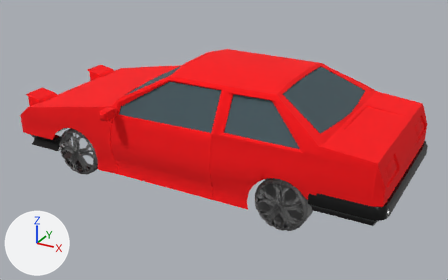
What one commit did to the Blender file Toyota-AE86/ToyotaHighPoly.blend.
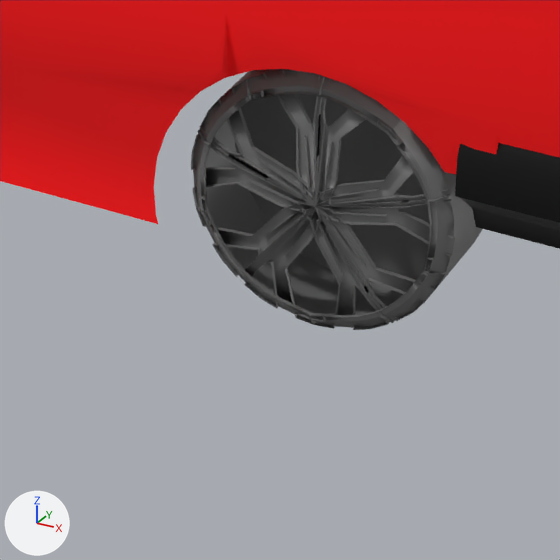
The first picture shows the older version from a 50 mm camera at (2.92, -3.8, 2.69) aimed at (0.84, -0.03, 0.8). The close-ups show both versions on the part from 48% to 73% of the width and 59% to 99% of the height of that picture; other places that the commit changed are outside them. Arrows for +X, +Y and +Z are at lower left; the lights stay in place.

Names of what the first close-up shows: 'BackBumper', 'Car', 'Circle.001'.
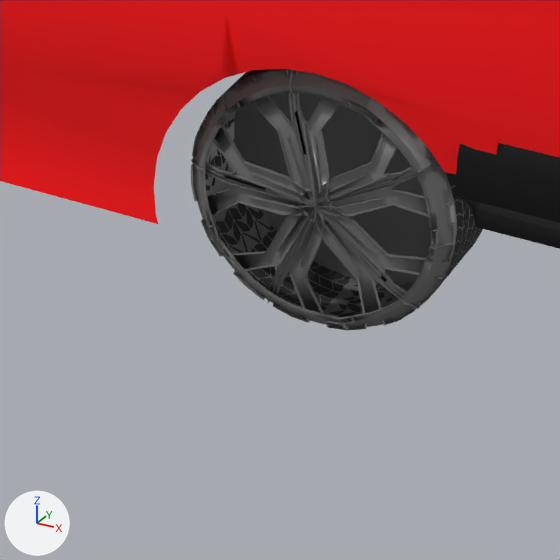
Boxes (x1, y1, x2, y2) around the edits, measured in the close-ups (560 x 560 px):
```json
{"object": "Circle.001", "change": "turned", "before": [191, 69, 482, 330], "after": [191, 69, 480, 330]}
{"object": "Plane.001", "change": "shown", "after": [198, 69, 483, 327], "on screen": "black"}
```

Edits to the scene script, one JSON object a line:
```json
{"op": "set", "path": "ob_circle_001.rotation_euler", "old": "(1.571, 0.0, 0.0)", "new": "(1.571, 2.26, 0.0)", "note": "degrees (90, 0, 0) -> degrees (90, 129, 0)"}
{"op": "remove", "block": "ob_plane_001", "code": "ob_plane_001.hide_set(True)"}
```
